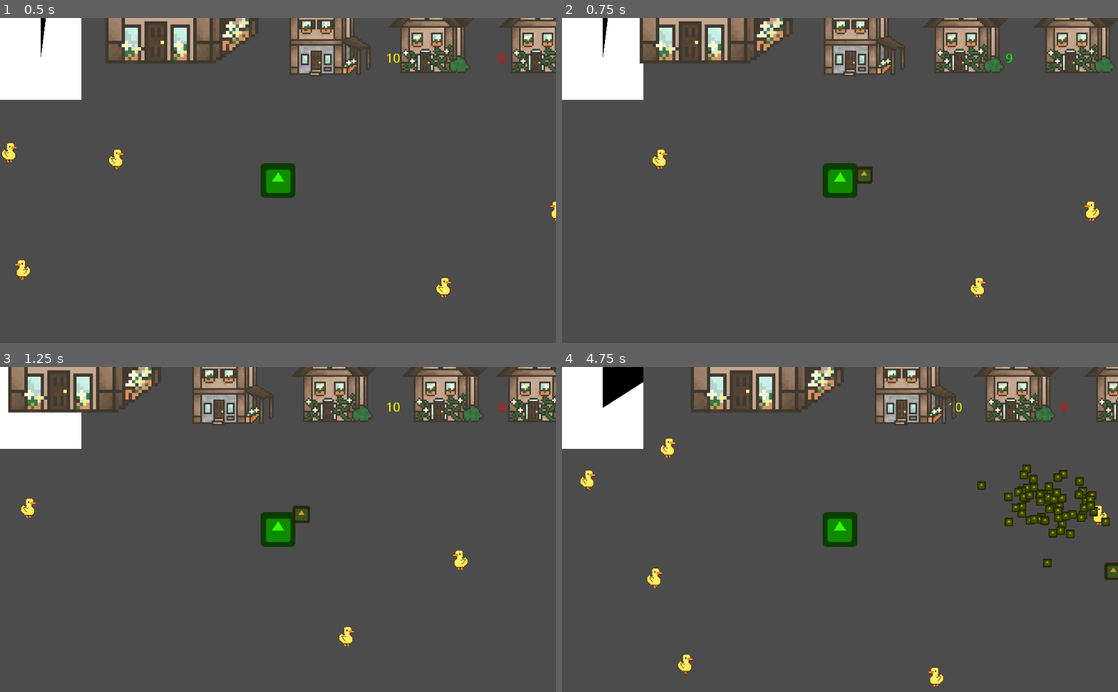
Above: before the commit, frames 1-4 (two rows, left to right).
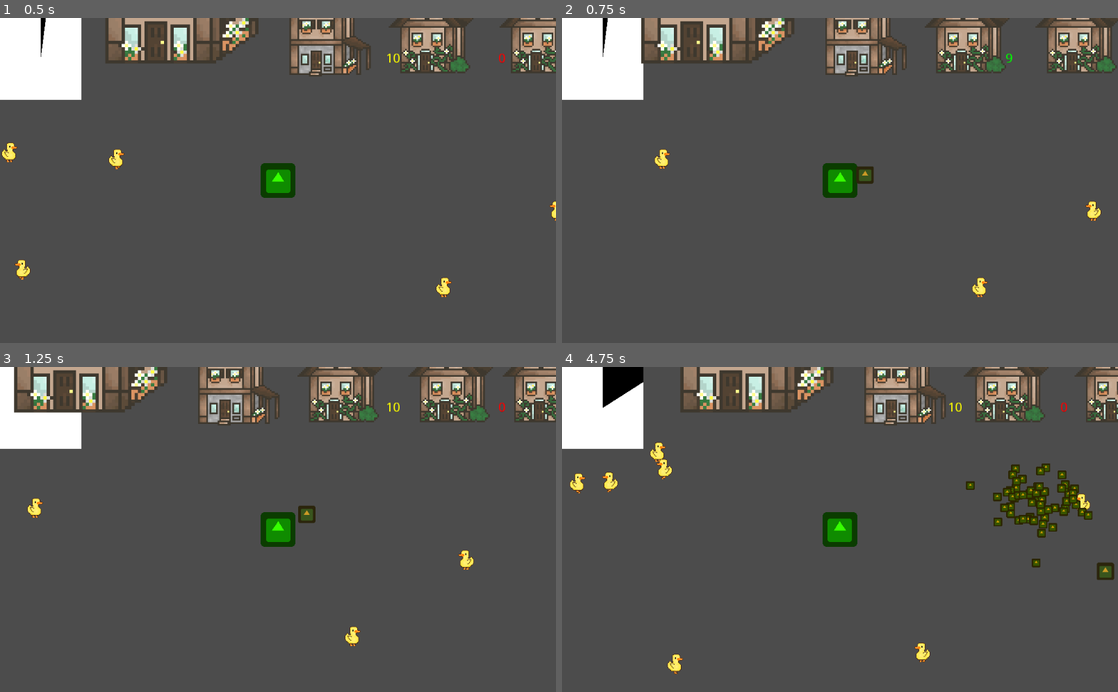
Above: after the commit, the same moments.

Repository: ygda-org/duckin
Game: Godot game, scene res://scenes/game/game_scene.tscn
Two runs of this game, one before a commit and one after it. Both use one fixed random seed, a clock stepped at 60 frames per second and the inputs below. The engine's default icon, where the game draws it, is replaced by a stand-in: a white triangle on a blue panel in a dark square.
Inputs (mouse positions are in pixels of both pictures, inside the frame that each line leads up to):
- Up to frame 1 (0.5 s): no input
- Up to frame 2 (0.75 s): move the mouse to (962, 164) at 0.52 s; hold D (move_right) from 0.53 s (still down); click (962, 164) at 0.6 s
- Up to frame 3 (1.25 s): keep holding D (move_right)
- Up to frame 4 (4.75 s): move the mouse to (728, 545) at 1.27 s; release D (move_right) at 1.28 s; hold S (move_backwards) 1.28-2.03 s; tap E (interact) at 1.35, 3.6 s; click (728, 545) at 1.55 s; move the mouse to (895, 458) at 2.02 s; hold D (move_right) 2.03-2.78 s; click (895, 458) at 2.1 s; move the mouse to (812, 594) at 2.77 s; hold W (move_forwards) 2.78-3.53 s; click (812, 594) at 2.85 s; move the mouse to (1006, 578) at 3.52 s; hold A (move_left) from 3.53 s (still down); click (1006, 578) at 3.8 s; move the mouse to (673, 480) at 4.27 s; click (673, 480) at 4.35 s

Frame 1 is identical in both runs. In frame 2, 4.2% of the frame differs, in the area x 13-100%, y 0-86%; in frame 3, 7.9%; in frame 4, 11%, in the area x 1-100%, y 0-99%.

Commit message:
Bug fixes and Optimization
Fixed issue #21, updated movement to include delta (frame rate), and optimized/reformatted code.

Diff:
--- a/scenes/Explosive Duck/Explosive Duck.gd
+++ b/scenes/Explosive Duck/Explosive Duck.gd
@@ -1,6 +1,6 @@
 extends KinematicBody2D
 
-export var speed = 5
+export var speed = 250
 var velocity = Vector2(0,0)
 var click_position = Vector2(0,0)
 var damage = 50
@@ -9,8 +9,6 @@
 var player = null
 
 func _ready():
-	var dir_to = global_position.direction_to(get_global_mouse_position())
-	var distance_to = global_position.distance_to(get_global_mouse_position())
 	click_position = get_global_mouse_position()
 
 	if click_position.x > 0:
@@ -21,7 +19,7 @@
 func _physics_process(delta):
 
 	if position.length() <= click_position.length():
-		position += click_position.normalized() * speed
+		position += click_position.normalized() * speed * delta
 	else:
 		blow_up()
 
--- a/scenes/attack_phase/Enemy_Controller.gd
+++ b/scenes/attack_phase/Enemy_Controller.gd
@@ -9,11 +9,6 @@
 # Called when the node enters the scene tree for the first time.
 func _ready():
 	position = Vector2(3, 4)
-
-
-# Called every frame. 'delta' is the elapsed time since the previous frame.
-func _process(delta):
-	pass
 
 func _on_Timer_timeout():
 	var basicEnemy = BASIC_ENEMY.instance()
--- a/scenes/game/scene_changer.gd
+++ b/scenes/game/scene_changer.gd
@@ -2,7 +2,7 @@
 
 var player = null
 var ui = null
-var max_time = 100
+var max_time = 0  # Placeholder value
 var game_name = "game_scene"
 var recruit_name = "RecruitScene"
 var attack_name = "Node2D"
@@ -23,8 +23,8 @@
 	else:
 		$Timer.start()
 
-func _process(delta):
-	ui.time = max_time - $Timer.time_left
+func _process(_delta):
+	ui.time = ui.max_time - $Timer.time_left
 
 func _phase():
 	var curr = get_tree().current_scene
--- a/scenes/player/duck_food.gd
+++ b/scenes/player/duck_food.gd
@@ -33,5 +33,6 @@
 	if "player" in body.name: #collection!
 		body.addDucks(len(ducks))
 		for duck in ducks:
-			duck.queue_free()
+			if duck and weakref(duck).get_ref():
+				duck.call_deferred("free")
 		ducks = []
--- a/scenes/player/player.gd
+++ b/scenes/player/player.gd
@@ -1,7 +1,7 @@
 extends KinematicBody2D
 
 var velocity = Vector2()
-export var SPEED = 256
+export var SPEED = 120  # velocity of 2 when 60 FPS
 const FOOD = preload("res://scenes/player/duck_food.tscn")
 const DUCK = preload("res://scenes/Explosive Duck/Explosive Duck.tscn")
 var food = FOOD.instance()
@@ -24,7 +24,7 @@
 			throw_duck()
 		return
 
-	player_movement()
+	player_movement(delta)
 	if can_throw and food_count > 0 and Input.is_action_just_pressed("ui_left_click"):
 		throw_food()
 		change_food(-1)
@@ -38,21 +38,21 @@
 	$player_ui.food = food_count
 	$player_ui.ducks = duck_count
 
-func player_movement():
+func player_movement(delta):
 	if Input.is_action_pressed("move_forwards"):
-		velocity.y = -1
+		velocity.y = -1 * SPEED * delta
 		$Sprite.flip_v = true
 	elif Input.is_action_pressed("move_backwards"):
-		velocity.y = 1
+		velocity.y = 1 * SPEED * delta
 		$Sprite.flip_v = false
 	else:
 		velocity.y = 0
 
 	if Input.is_action_pressed("move_left"):
-		velocity.x = -1
+		velocity.x = -1 * SPEED * delta
 		$Sprite.flip_h = true
 	elif Input.is_action_pressed("move_right"):
-		velocity.x = 1
+		velocity.x = 1 * SPEED * delta
 		$Sprite.flip_h = false
 	else:
 		velocity.x = 0
@@ -61,7 +61,6 @@
 
 func throw_food():
 	var dir_to = global_position.direction_to(get_global_mouse_position())
-	var distance_to = global_position.distance_to(get_global_mouse_position())
 	food = FOOD.instance()
 	food.position = global_position + dir_to*45
 	food.dir = dir_to
--- a/scenes/recruit_phase/DuckSpawner.gd
+++ b/scenes/recruit_phase/DuckSpawner.gd
@@ -16,7 +16,7 @@
 	#Ducks can't spawn this close to the player
 	var playerBuffer = 300
 
-	for i in range(amountOfDucks):
+	for _num in range(amountOfDucks):
 		var newDuck = BASIC_DUCK.instance()
 		rng.randomize()
 		newDuck.position = Vector2(rng.randf_range(-1.0, 1.0) * spawnRadius, rng.randf_range(-1.0, 1.0) * spawnRadius)
--- a/scenes/ui/player_ui.gd
+++ b/scenes/ui/player_ui.gd
@@ -1,12 +1,13 @@
 extends Control
 
 export var time = 0
-export var max_time = 100
+export var max_time = 0  # Placeholder value
 export var money = 0
 export var food = 0
 export var ducks = 0
 
-func _process(delta):
+
+func _process(_delta):
 	_update()
 
 func _update():
--- a/scenes/wanderingDuck/DuckRandomWalk.gd
+++ b/scenes/wanderingDuck/DuckRandomWalk.gd
@@ -1,7 +1,7 @@
 # use for every duck object that wanders around
 extends KinematicBody2D
 
-var speed = 100
+var speed = 6000
 var timer = 2.0
 var walk_ready = true
 var walking = false
@@ -48,7 +48,8 @@
 	if (happy):
 		$anim.play("default")
 	elif (interested):
-		move_and_slide(direction * speed)
+		# warning-ignore:return_value_discarded
+		move_and_slide(direction * speed * delta)
 	else:
 		if idle:
 			speed = 0
@@ -60,17 +61,19 @@
 				$anim.flip_h = false
 			chancer()
 		elif walking:
-			speed = 100
-			move_and_slide(direction * speed)
+			speed = 6000
+			# warning-ignore:return_value_discarded
+			move_and_slide(direction * speed * delta)
 
 func _physics_process(delta):
 	if chancing:
-		chance += 0.01
+		chance += delta
 		var random_num = rand_range(0, 100)
 		if chance > random_num:
 			idle = false
 			walking = false
 			walk_ready = true
+
 func start_timer():
 	# Start the timer called WalkTimer to wait for 2 seconds
 	$WalkTimer.start(timer)
@@ -95,7 +98,6 @@
 	walk_ready = true
 	walking = false
 
-
 func _on_HappyTimer_timeout():
 	interested = false
 	happy = true
